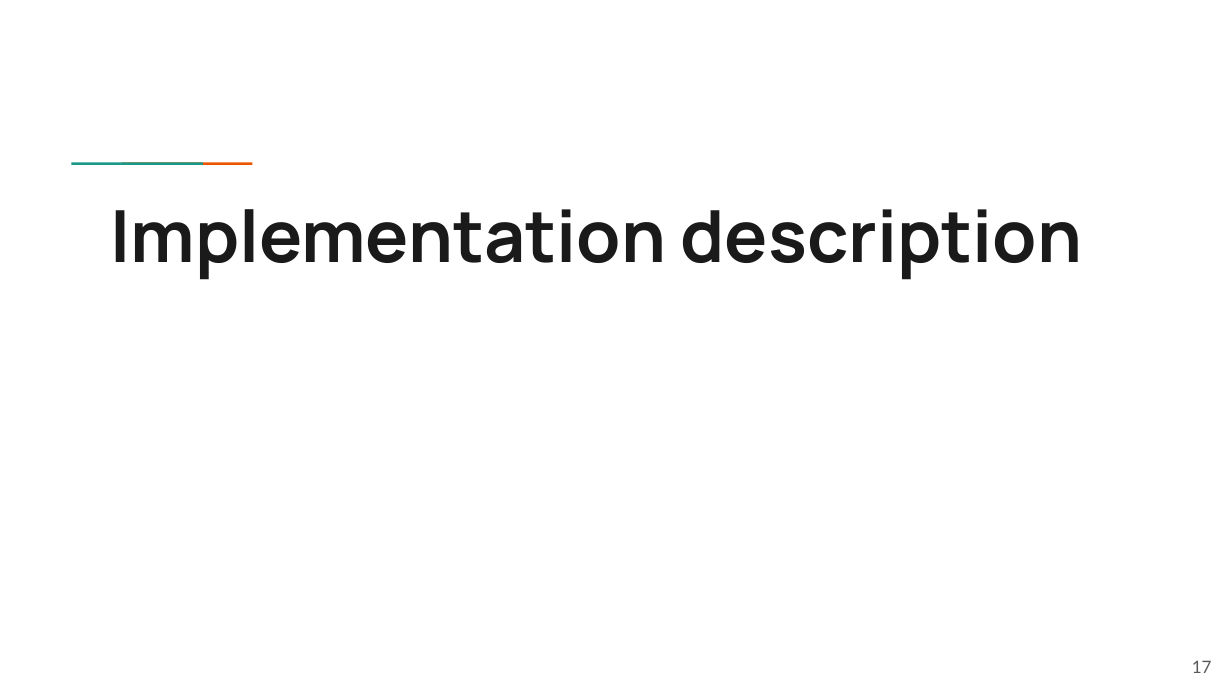
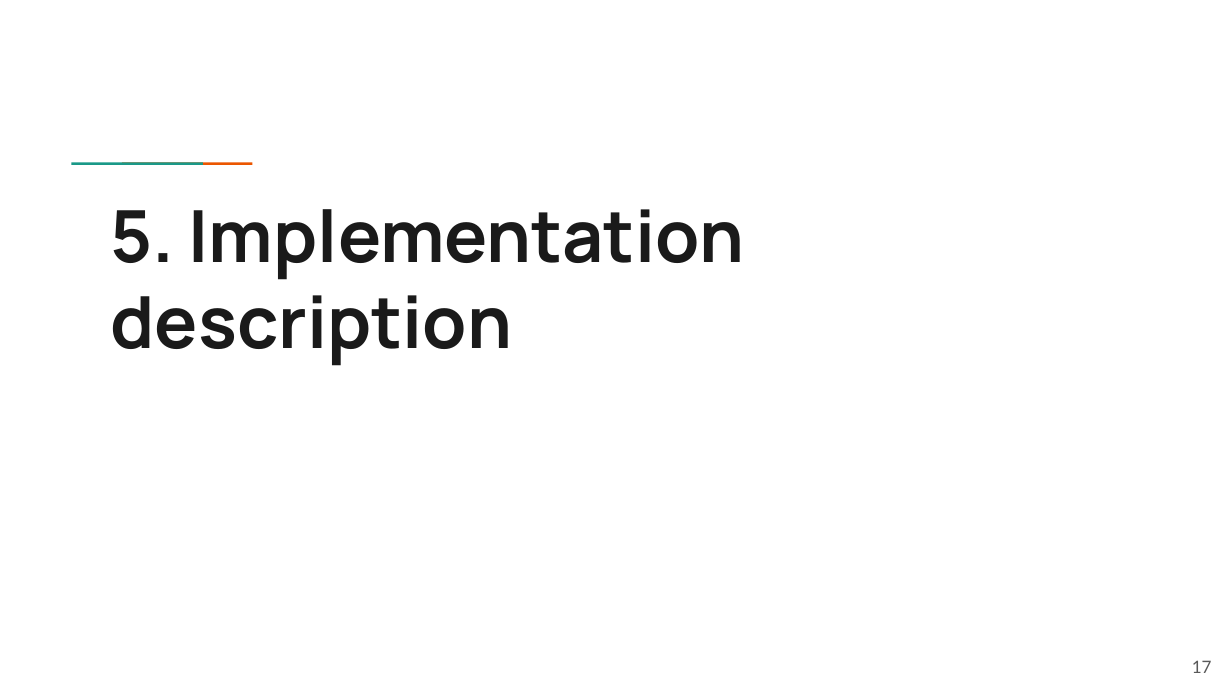
Before and after one commit to Asm-Nurussafa/Advanced-Embedded-System--Team-Exemplary, a slide deck: slide 17 of Advanced Embedded systems/Final presentation/Advanced Embedded Systems_Team Exemplary.pptx. Drawn at 1232x693 pixels with LibreOffice and Linux fonts; fonts in the diff are those of the drawing. Boxes give left, top, right and bottom in pixels: in the first picture for what was removed or moved away, otherwise in the second. Text is boxed around its words. In the diff, an @@ line names an element or a change of style, - is before the commit and + after.

Commit message:
Final Presentation slides updated

```diff
--- a/Advanced Embedded systems/Final presentation/Advanced Embedded Systems_Team Exemplary.pptx
+++ b/Advanced Embedded systems/Final presentation/Advanced Embedded Systems_Team Exemplary.pptx
@@ title at (111, 209, 745, 366): text changed @@
-Implementation description
+5. Implementation description
```
Also in this commit, not shown: 3 other slides changed, 1 slide added, 1 slide removed, 2 other files.
